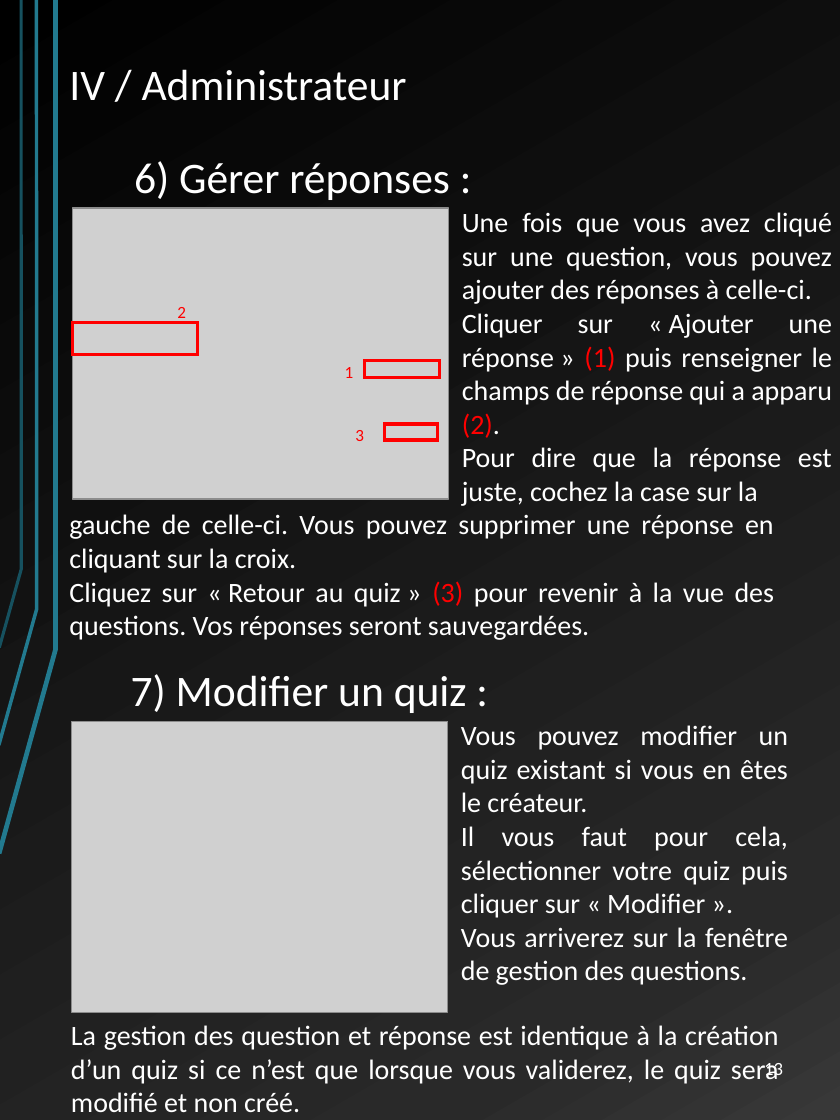
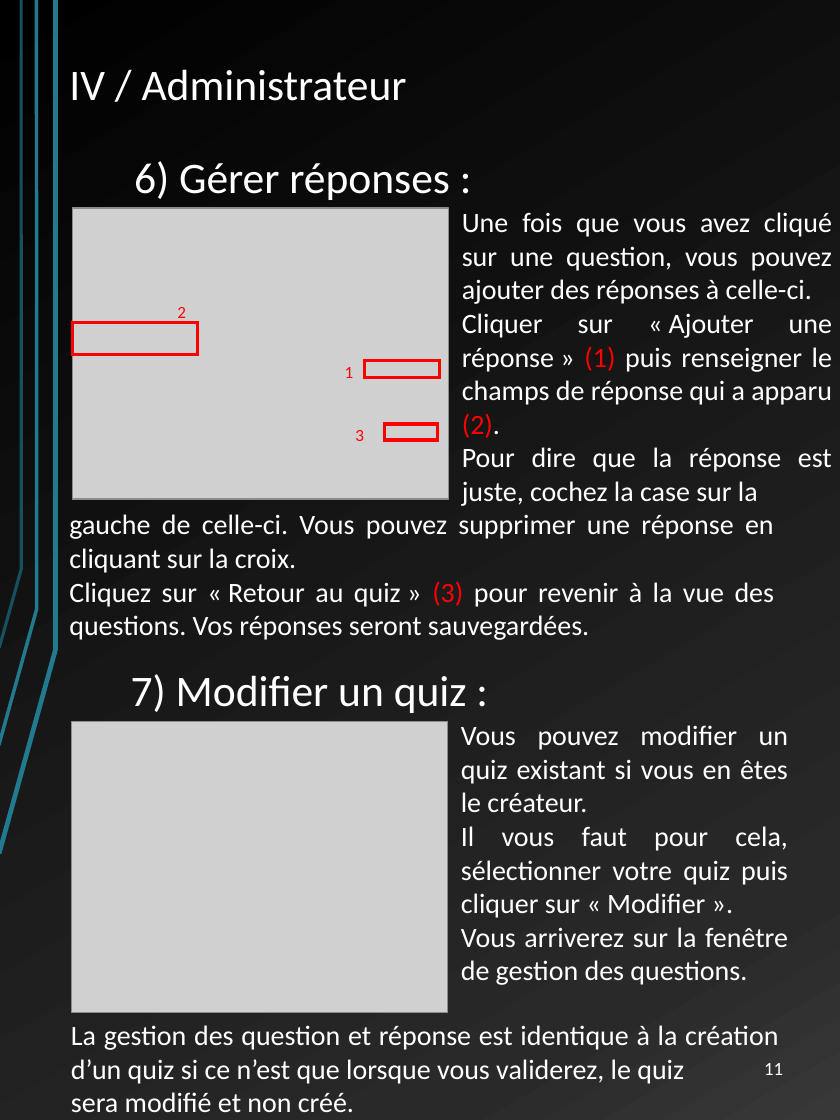
Before and after one commit to LordAlbas/warquiz, a slide deck: slide 13 of Docs/manuel utilisateur WQ.pptx. Drawn at 840x1120 pixels with LibreOffice and Linux fonts; fonts in the diff are those of the drawing; grey boxes stand for pictures. Boxes give left, top, right and bottom in pixels: in the first picture for what was removed or moved away, otherwise in the second. Text is boxed around its words. In the diff, an @@ line names an element or a change of style, - is before the commit and + after.

```diff
--- a/Docs/manuel utilisateur WQ.pptx
+++ b/Docs/manuel utilisateur WQ.pptx
@@ text at (x1=71, y1=1025, x2=778, y2=1112): text changed @@
-La gestion des question et réponse est identique à la création d’un quiz si ce n’est que lorsque vous validerez, le quiz sera modifié et non créé.
+La gestion des question et réponse est identique à la création d’un quiz si ce n’est que lorsque vous validerez, le quiz
+sera modifié et non créé.
@@ text at (x1=764, y1=1063, x2=783, y2=1075): text changed @@
-13
+11
```
Also in this commit, not shown: 12 other slides changed.
